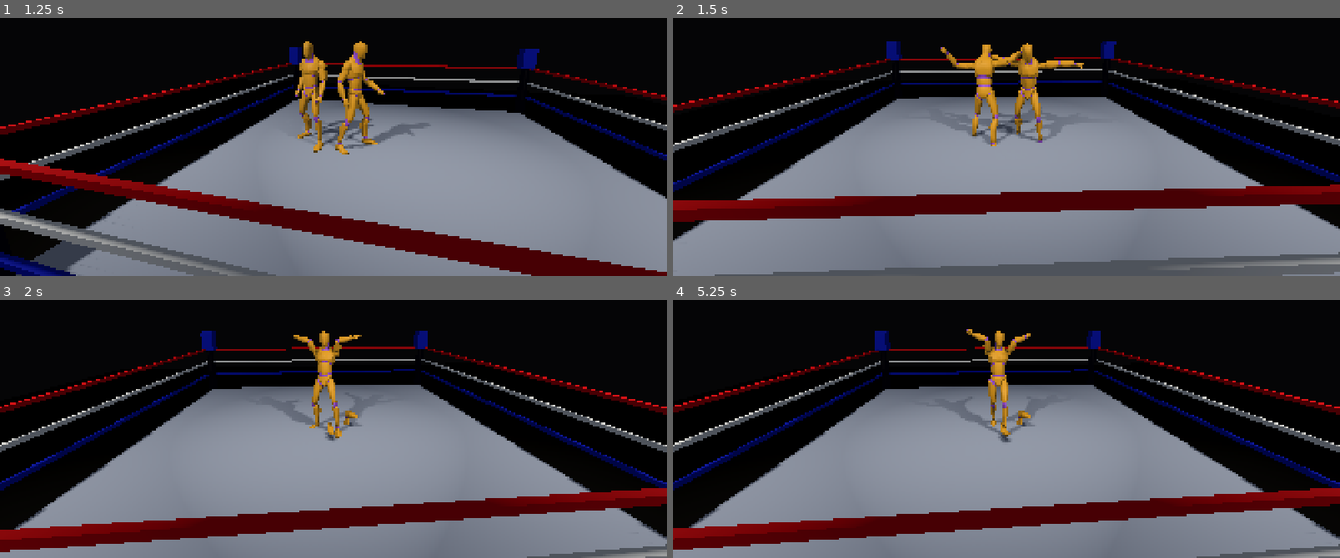
Above: before the commit, frames 1-4 (two rows, left to right).
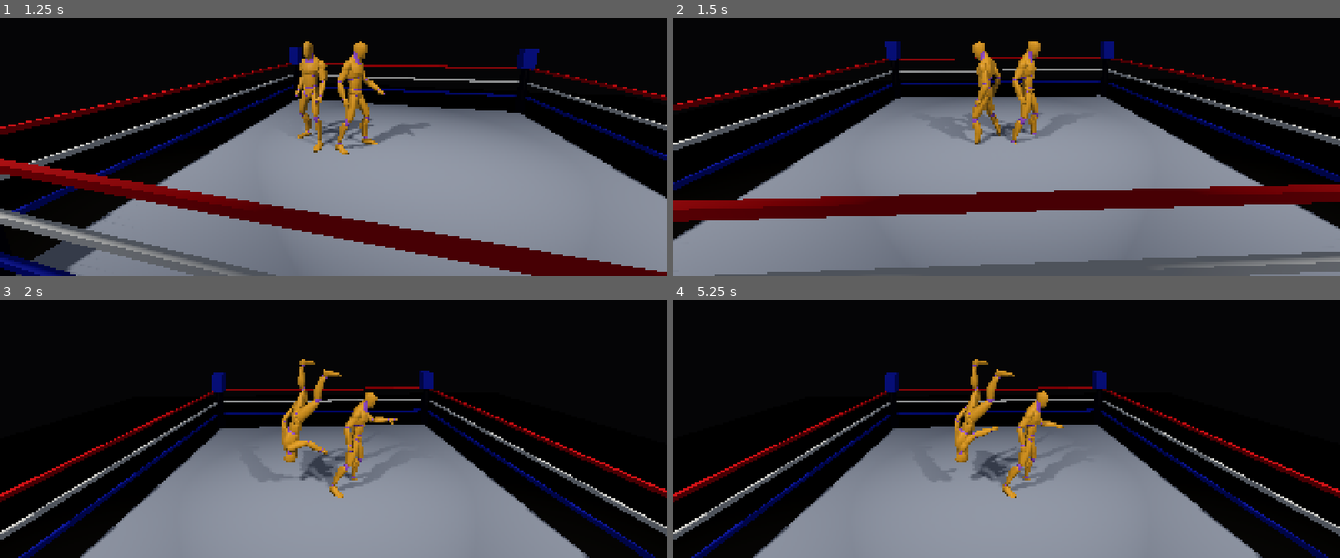
Above: after the commit, the same moments.

Repository: denhamd2/aegis
Game: Godot game, scene res://scenes/match.tscn
Two runs of this game, one before a commit and one after it. Both use one fixed random seed, a clock stepped at 60 frames per second and the inputs below.
Inputs:
- Up to frame 1 (1.25 s): hold D (move_right) from 0.53 s (still down); tap K (grapple) at 0.6 s
- Up to frame 2 (1.5 s): release D (move_right) at 1.28 s; hold S (move_down) from 1.28 s (still down); tap K (grapple) at 1.35 s
- Up to frame 3 (2 s): keep holding S (move_down)
- Up to frame 4 (5.25 s): release S (move_down) at 2.03 s; hold D (move_right) 2.03-2.78 s; tap L (reversal) at 2.1 s; tap K (grapple) at 2.3, 3.05, 3.8, 4.35, 5.1 s; hold W (move_up) 2.78-3.53 s; tap J (strike) at 2.85 s; hold Space (submission_hold) 3.53-4.28 s; hold A (move_left) 3.53-5.03 s; hold S (move_down) from 5.03 s (still down)

Frame 1 is identical in both runs. In frame 2, 5.2% of the frame differs, in the area x 0-100%, y 9-100%; in frame 3, 38%; in frame 4, 38%, in the area x 0-100%, y 11-100%.

Commit message:
Fix suplex bind-pose limbs by dropping bone-track ownership hack
GrappleRig's paired clip only needs to own root transforms (the throw
arc); it never needed individual bones. Removed the hand-authored
arm/spine bone tracks and the AnimationTree-silencing override that
made them necessary — each wrestler's own AnimationTree now stays
active throughout a grapple instead of leaving unanimated bones stuck
in bind pose. Also retimed the throw arc so rise/apex/descent read as
distinct beats instead of the defender looking already-fallen before
the lift finishes.

Verified live: 7/7 unit tests pass, and an instrumented run shows the
grapple firing naturally from the AI/tie-up path (not just direct
invocation) with the retimed curve and no errors across two natural
grapples in one match.

Diff:
--- a/game/core/grapple/grapple_rig.gd
+++ b/game/core/grapple/grapple_rig.gd
@@ -2,7 +2,16 @@
 extends Node3D
 ## Drives a paired grapple move: takes ownership of both wrestlers, aligns
 ## them to a shared anchor, plays one matched AnimationPlayer track that
-## moves both skeletons in lockstep, then hands control back via root motion.
+## moves both bodies in lockstep, then hands control back via root motion.
+##
+## Paired clips animate the two CharacterBody3D root transforms only — the
+## throw trajectory. Each wrestler's own AnimationTree keeps posing its
+## skeleton throughout, so bodies stay fully posed mid-move; the two never
+## fight because they write to different things (root transform vs bones).
+## Do not add bone tracks to a paired clip without also handling that
+## overlap: an earlier pass did, silenced the AnimationTrees to stop the
+## conflict, and left every bone the clip *didn't* animate stuck on the
+## rig's bind pose (arms straight out, legs straight) for the whole move.
 ##
 ## Rigid-body sim (ragdoll/rope wobble) never feeds gameplay state, so this
 ## rig only ever reads/writes CharacterBody3D transforms and animation
@@ -31,8 +40,6 @@
 
 	_suspend(_attacker_body)
 	_suspend(_defender_body)
-	_set_pose_override(attacker, true)
-	_set_pose_override(defender, true)
 	_align_to_anchor(attacker, defender)
 
 	_active = true
@@ -62,20 +69,8 @@
 	if body:
 		body.set_physics_process(true)
 
-## Each wrestler drives its own single-character AnimationTree every idle
-## frame (see wrestler_controller.gd). Left active during a paired move,
-## it would keep overwriting the same Skeleton3D bones this rig's
-## AnimationPlayer is animating, right after this rig sets them — whichever
-## processes later in scene-tree order wins, silently. This hands full
-## control of both skeletons to this rig for the move's duration.
-func _set_pose_override(wrestler: Node3D, active: bool) -> void:
-	if wrestler.has_method("set_grapple_animation_override"):
-		wrestler.set_grapple_animation_override(active)
-
 func _on_animation_finished(_anim_name: StringName) -> void:
 	_apply_root_motion()
-	_set_pose_override(_attacker, false)
-	_set_pose_override(_defender, false)
 	_resume(_attacker_body)
 	_resume(_defender_body)
 	_active = false
--- a/game/core/match/wrestler_controller.gd
+++ b/game/core/match/wrestler_controller.gd
@@ -191,16 +191,6 @@
 		return
 	_anim_playback.travel(state_name)
 
-## Called by GrappleRig, which owns both skeletons' poses for the duration
-## of a paired move — our own per-wrestler AnimationTree runs every idle
-## frame same as GrappleRig's paired AnimationPlayer, so without this both
-## would fight over the same Skeleton3D bones and whichever processes last
-## in scene-tree order would silently win, leaving the paired move
-## invisible. Restored (re-activated) once GrappleRig hands control back.
-func set_grapple_animation_override(active: bool) -> void:
-	if anim_tree:
-		anim_tree.active = not active
-
 func _resolve_paths() -> void:
 	if opponent_path != NodePath():
 		opponent = get_node(opponent_path)
--- a/game/resources/animations/grapple_suplex.tres
+++ b/game/resources/animations/grapple_suplex.tres
@@ -7,84 +7,28 @@
 tracks/0/path = NodePath("../WrestlerA")
 tracks/0/interp = 2
 tracks/0/loop_wrap = true
-tracks/0/keys = PackedFloat32Array(0, 1, 0.4, 0, 0, 0.2, 1, 0.32, 0, 0, 0.333, 1, 0.28, 0.02, 0, 0.42, 1, 0.1, 0.18, 0, 0.5, 1, -0.05, 0.22, 0, 0.6, 1, 0.05, 0.08, 0, 0.75, 1, 0.2, -0.03, 0, 1, 1, 0.32, -0.03, 0)
+tracks/0/keys = PackedFloat32Array(0, 1, 0.4, 0, 0, 0.18, 1, 0.36, 0, 0, 0.3, 1, 0.33, 0.02, 0, 0.42, 1, 0.31, 0.05, 0, 0.52, 1, 0.3, 0.07, 0, 0.62, 1, 0.3, 0.05, 0, 0.72, 1, 0.31, 0.02, 0, 0.82, 1, 0.33, 0, 0, 1, 1, 0.36, 0, 0)
 tracks/1/type = "rotation_3d"
 tracks/1/imported = false
 tracks/1/enabled = true
 tracks/1/path = NodePath("../WrestlerA")
 tracks/1/interp = 2
 tracks/1/loop_wrap = true
-tracks/1/keys = PackedFloat32Array(0, 1, 0, 0, 0, 1, 0.333, 1, -0.06975647, 0, 0, 0.9975641, 0.5, 1, -0.21643962, 0, 0, 0.976296, 0.6, 1, -0.08715574, 0, 0, 0.9961947, 1, 1, 0, 0, 0, 1)
+tracks/1/keys = PackedFloat32Array(0, 1, 0, 0.70710677, 0, 0.70710677, 0.3, 1, 0.030843563, 0.7064338, -0.030843563, 0.7064338, 0.42, 1, 0.073912784, 0.7032332, -0.073912784, 0.7032332, 0.52, 1, 0.09841024, 0.70022523, -0.09841024, 0.70022523, 0.62, 1, 0.061628412, 0.70441604, -0.061628412, 0.70441604, 0.72, 1, 0.02467767, 0.706676, -0.02467767, 0.706676, 1, 1, 0, 0.70710677, 0, 0.70710677)
 tracks/2/type = "position_3d"
 tracks/2/imported = false
 tracks/2/enabled = true
 tracks/2/path = NodePath("../WrestlerB")
 tracks/2/interp = 2
 tracks/2/loop_wrap = true
-tracks/2/keys = PackedFloat32Array(0, 1, -0.4, 0, 0, 0.2, 1, -0.32, 0, 0, 0.333, 1, -0.15, 0.12, 0, 0.42, 1, 0, 0.45, 0, 0.5, 1, 0.1, 0.55, 0, 0.6, 1, 0.3, 0.3, 0, 0.7, 1, 0.45, 0.05, 0, 0.78, 1, 0.52, -0.03, 0, 1, 1, 0.52, -0.03, 0)
+tracks/2/keys = PackedFloat32Array(0, 1, -0.4, 0, 0, 0.18, 1, -0.34, 0.02, 0, 0.3, 1, -0.25, 0.3, 0, 0.42, 1, -0.18, 1.35, 0, 0.52, 1, -0.15, 2.4, 0, 0.62, 1, -0.16, 2.1, 0, 0.72, 1, -0.16, 1.1, 0, 0.82, 1, -0.15, 0.1, 0, 0.88, 1, -0.15, 0, 0, 1, 1, -0.15, 0, 0)
 tracks/3/type = "rotation_3d"
 tracks/3/imported = false
 tracks/3/enabled = true
 tracks/3/path = NodePath("../WrestlerB")
 tracks/3/interp = 2
 tracks/3/loop_wrap = true
-tracks/3/keys = PackedFloat32Array(0, 1, 0, 1, 0, -4.371139e-08, 0.333, 1, 7.590403e-09, 0.9848077, 0.17364818, -4.304731e-08, 0.42, 1, 3.090862e-08, 0.70710677, 0.70710677, -3.090862e-08, 0.5, 1, 4.222196e-08, 0.25881907, 0.9659258, -1.1313341e-08, 0.6, 1, 4.3545054e-08, -0.08715577, 0.9961947, 3.8096997e-09, 0.78, 1, 3.090862e-08, -0.70710677, 0.70710677, 3.090862e-08, 1, 1, 3.090862e-08, -0.70710677, 0.70710677, 3.090862e-08)
-tracks/4/type = "rotation_3d"
-tracks/4/imported = false
-tracks/4/enabled = true
-tracks/4/path = NodePath("../WrestlerA/CharacterModel/Armature/Skeleton3D:upperarm_l")
-tracks/4/interp = 2
-tracks/4/loop_wrap = true
-tracks/4/keys = PackedFloat32Array(0, 1, 0, 0, -0.08715574, 0.9961947, 0.333, 1, 0.49240386, 0.08682409, -0.15038373, 0.8528685, 0.5, 1, 0.8137977, 0.29619813, -0.17101005, 0.46984628, 0.75, 1, 0.34071866, 0.029809017, -0.081899606, 0.9361168, 1, 1, 0, 0, -0.08715574, 0.9961947)
-tracks/5/type = "rotation_3d"
-tracks/5/imported = false
-tracks/5/enabled = true
-tracks/5/path = NodePath("../WrestlerA/CharacterModel/Armature/Skeleton3D:upperarm_r")
-tracks/5/interp = 2
-tracks/5/loop_wrap = true
-tracks/5/keys = PackedFloat32Array(0, 1, 0, 0, 0.08715574, 0.9961947, 0.333, 1, 0.49240386, -0.08682409, 0.15038373, 0.8528685, 0.5, 1, 0.8137977, -0.29619813, 0.17101005, 0.46984628, 0.75, 1, 0.34071866, -0.029809017, 0.081899606, 0.9361168, 1, 1, 0, 0, 0.08715574, 0.9961947)
-tracks/6/type = "rotation_3d"
-tracks/6/imported = false
-tracks/6/enabled = true
-tracks/6/path = NodePath("../WrestlerA/CharacterModel/Armature/Skeleton3D:lowerarm_l")
-tracks/6/interp = 2
-tracks/6/loop_wrap = true
-tracks/6/keys = PackedFloat32Array(0, 1, 0, 0, 0, 1, 0.333, 1, -0.57357645, 0, 0, 0.81915206, 0.5, 1, -0.76604444, 0, 0, 0.64278764, 0.75, 1, -0.34202012, 0, 0, 0.9396926, 1, 1, 0, 0, 0, 1)
-tracks/7/type = "rotation_3d"
-tracks/7/imported = false
-tracks/7/enabled = true
-tracks/7/path = NodePath("../WrestlerA/CharacterModel/Armature/Skeleton3D:lowerarm_r")
-tracks/7/interp = 2
-tracks/7/loop_wrap = true
-tracks/7/keys = PackedFloat32Array(0, 1, 0, 0, 0, 1, 0.333, 1, -0.57357645, 0, 0, 0.81915206, 0.5, 1, -0.76604444, 0, 0, 0.64278764, 0.75, 1, -0.34202012, 0, 0, 0.9396926, 1, 1, 0, 0, 0, 1)
-tracks/8/type = "rotation_3d"
-tracks/8/imported = false
-tracks/8/enabled = true
-tracks/8/path = NodePath("../WrestlerA/CharacterModel/Armature/Skeleton3D:spine_01")
-tracks/8/interp = 2
-tracks/8/loop_wrap = true
-tracks/8/keys = PackedFloat32Array(0, 1, 0, 0, 0, 1, 0.333, 1, 0.1305262, 0, 0, 0.9914449, 0.5, 1, -0.17364818, 0, 0, 0.9848077, 0.75, 1, 0.043619387, 0, 0, 0.99904823, 1, 1, 0, 0, 0, 1)
-tracks/9/type = "rotation_3d"
-tracks/9/imported = false
-tracks/9/enabled = true
-tracks/9/path = NodePath("../WrestlerB/CharacterModel/Armature/Skeleton3D:spine_01")
-tracks/9/interp = 2
-tracks/9/loop_wrap = true
-tracks/9/keys = PackedFloat32Array(0, 1, 0, 0, 0, 1, 0.42, 1, -0.1305262, 0, 0, 0.9914449, 0.6, 1, 0.08715574, 0, 0, 0.9961947, 1, 1, 0, 0, 0, 1)
-tracks/10/type = "rotation_3d"
-tracks/10/imported = false
-tracks/10/enabled = true
-tracks/10/path = NodePath("../WrestlerB/CharacterModel/Armature/Skeleton3D:upperarm_l")
-tracks/10/interp = 2
-tracks/10/loop_wrap = true
-tracks/10/keys = PackedFloat32Array(0, 1, 0, 0, -0.06975647, 0.9975641, 0.42, 1, 0.16773126, 0.044943456, -0.25488698, 0.9512512, 0.78, 1, 0, 0, -0.1305262, 0.9914449, 1, 1, 0, 0, -0.06975647, 0.9975641)
-tracks/11/type = "rotation_3d"
-tracks/11/imported = false
-tracks/11/enabled = true
-tracks/11/path = NodePath("../WrestlerB/CharacterModel/Armature/Skeleton3D:upperarm_r")
-tracks/11/interp = 2
-tracks/11/loop_wrap = true
-tracks/11/keys = PackedFloat32Array(0, 1, 0, 0, 0.06975647, 0.9975641, 0.42, 1, 0.16773126, -0.044943456, 0.25488698, 0.9512512, 0.78, 1, 0, 0, 0.1305262, 0.9914449, 1, 1, 0, 0, 0.06975647, 0.9975641)
+tracks/3/keys = PackedFloat32Array(0, 1, 0, -0.70710677, 0, 0.70710677, 0.18, 1, -0.049325272, -0.7053843, -0.049325272, 0.7053843, 0.3, 1, -0.27059805, -0.65328145, -0.27059805, 0.65328145, 0.42, 1, -0.61237246, -0.35355335, -0.61237246, 0.35355335, 0.52, 1, -0.70710677, 3.090862e-08, -0.70710677, -3.090862e-08, 0.62, 1, -0.6903455, 0.15304592, -0.6903455, -0.15304592, 0.72, 1, -0.6184495, 0.34281212, -0.6184495, -0.34281212, 0.82, 1, -0.51714516, 0.48224562, -0.51714516, -0.48224562, 0.88, 1, -0.49999997, 0.49999997, -0.49999997, -0.49999997, 1, 1, -0.49999997, 0.49999997, -0.49999997, -0.49999997)
 
 [resource]
 _data = {
Not shown, changed: README.md
